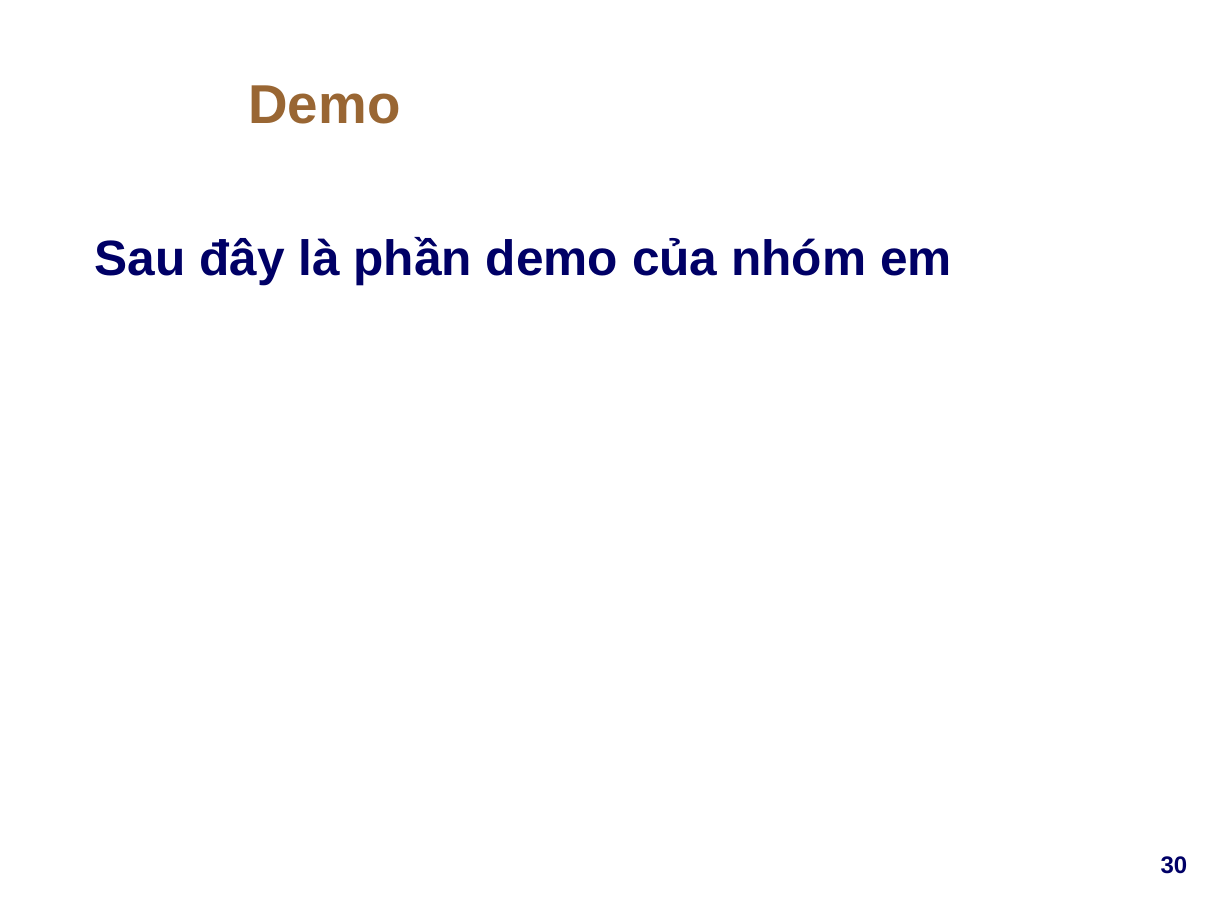
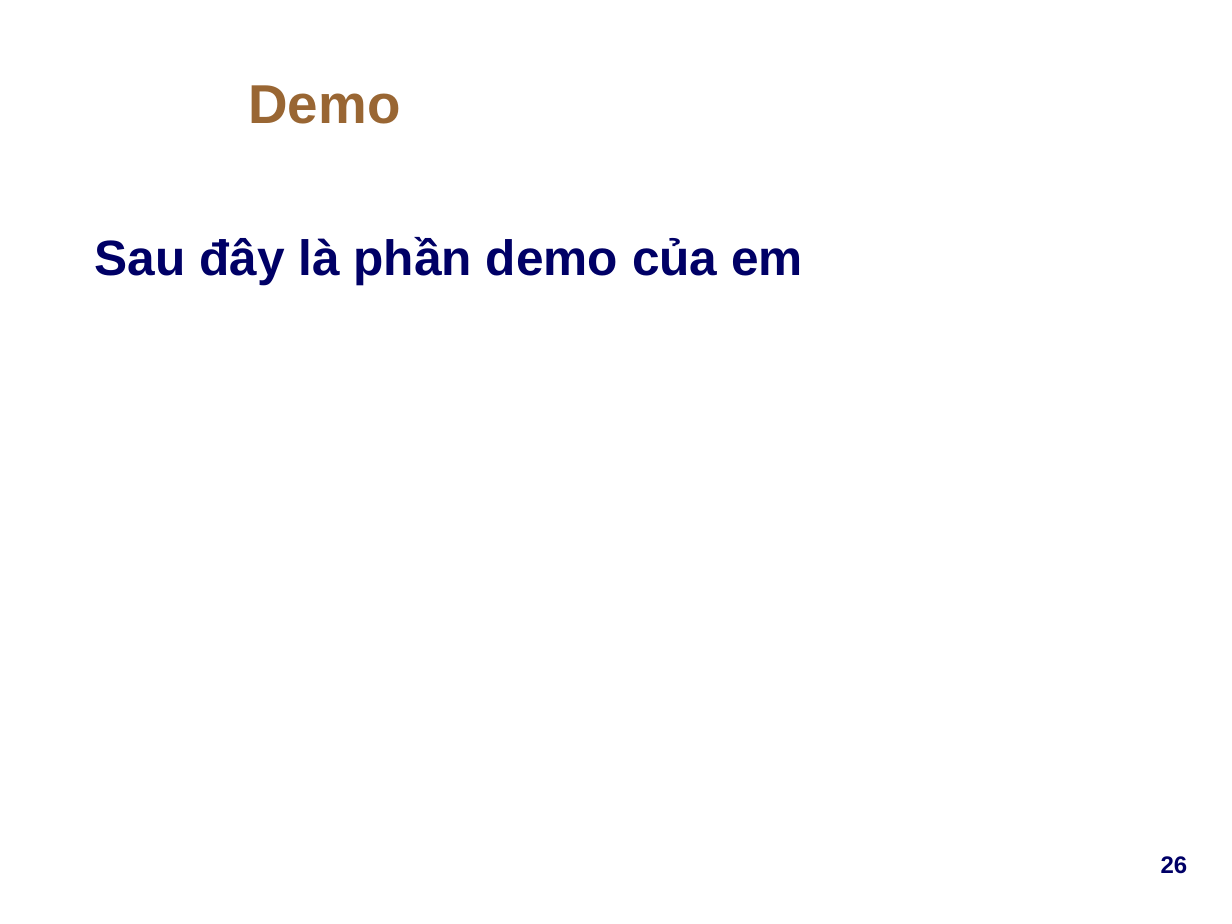
Before and after one commit to pnqphong95/lab-manager, a slide deck: slide 26 of docs/resources/Presentation.pptx (slide 30 before the commit). Drawn at 1232x924 pixels with LibreOffice and Linux fonts; fonts in the diff are those of the drawing; background and template pictures are left out. Boxes give left, top, right and bottom in pixels: in the first picture for what was removed or moved away, otherwise in the second. Text is boxed around its words. In the diff, an @@ line names an element or a change of style, - is before the commit and + after.

```diff
--- a/docs/resources/Presentation.pptx
+++ b/docs/resources/Presentation.pptx
@@ text at (94, 237, 803, 285): text changed @@
-Sau đây là phần demo của nhóm em
+Sau đây là phần demo của em
@@ page number at (1161, 856, 1188, 874): text changed @@
-30
+26
```
Also in this commit, not shown: 13 other slides changed, 1 slide added, 5 slides removed.
